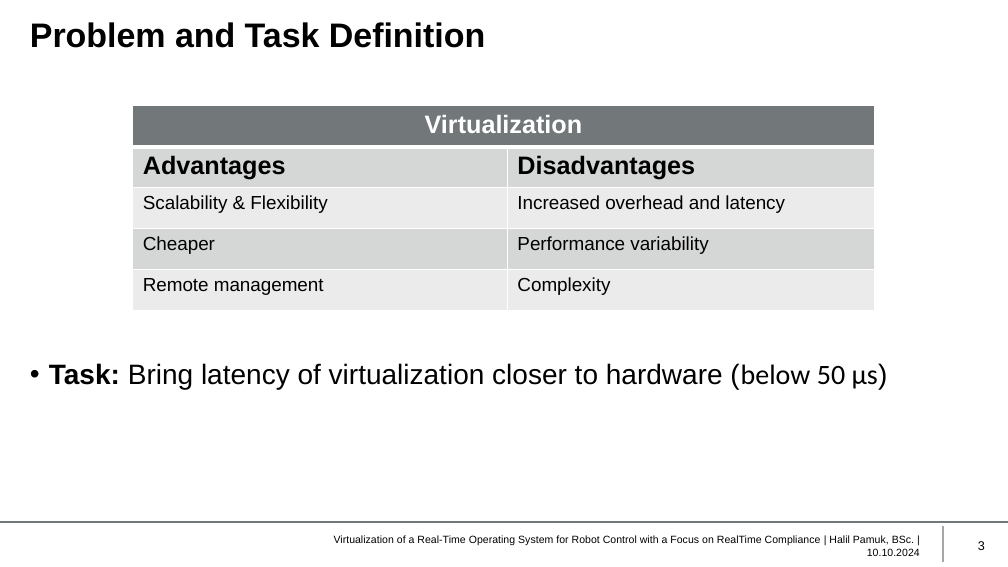
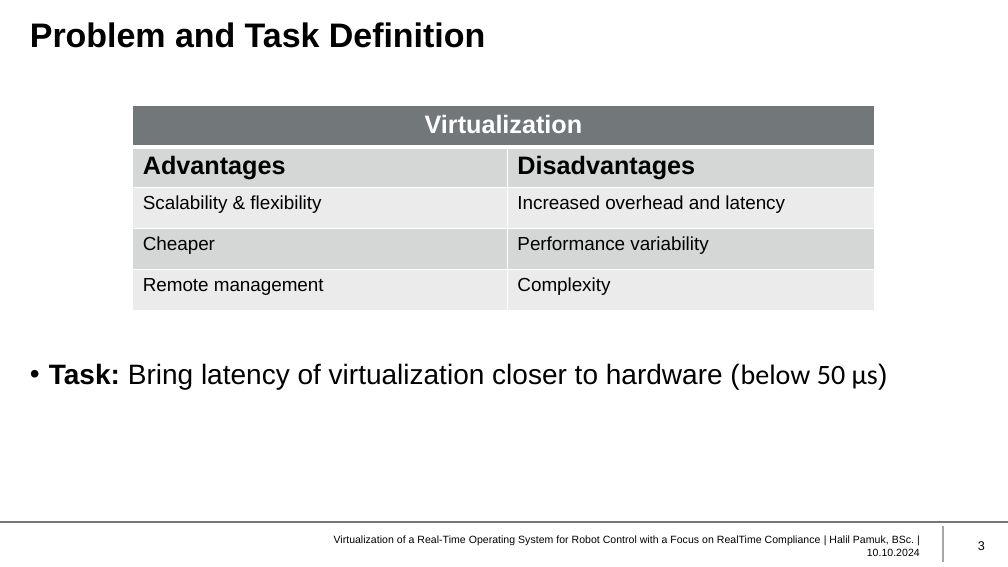
Before and after one commit to HIP24/Masterarbeit, a slide deck: slide 3 of Masterprüfung/Presentation/Presentation.pptx. Drawn at 1008x567 pixels with LibreOffice and Linux fonts; fonts in the diff are those of the drawing; background and template pictures are left out. Boxes give left, top, right and bottom in pixels: in the first picture for what was removed or moved away, otherwise in the second. Text is boxed around its words. In the diff, an @@ line names an element or a change of style, - is before the commit and + after.

```diff
--- a/Masterprüfung/Presentation/Presentation.pptx
+++ b/Masterprüfung/Presentation/Presentation.pptx
@@ table at bbox=[133, 106, 875, 310] @@
-row 3, column 1: Scalability & Flexibility
+row 3, column 1: Scalability & flexibility
```
Also in this commit, not shown: 4 other slides changed.
